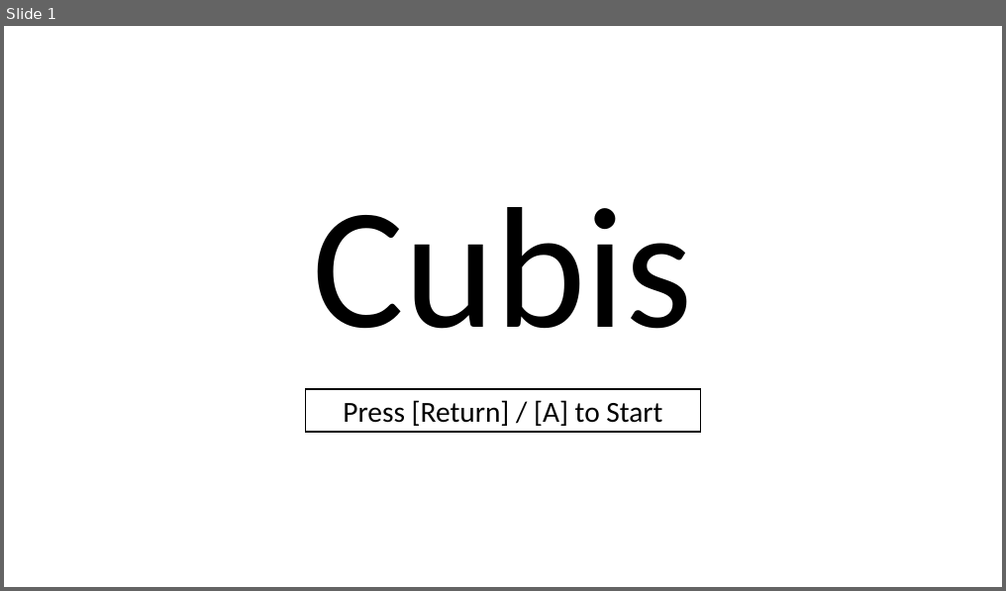
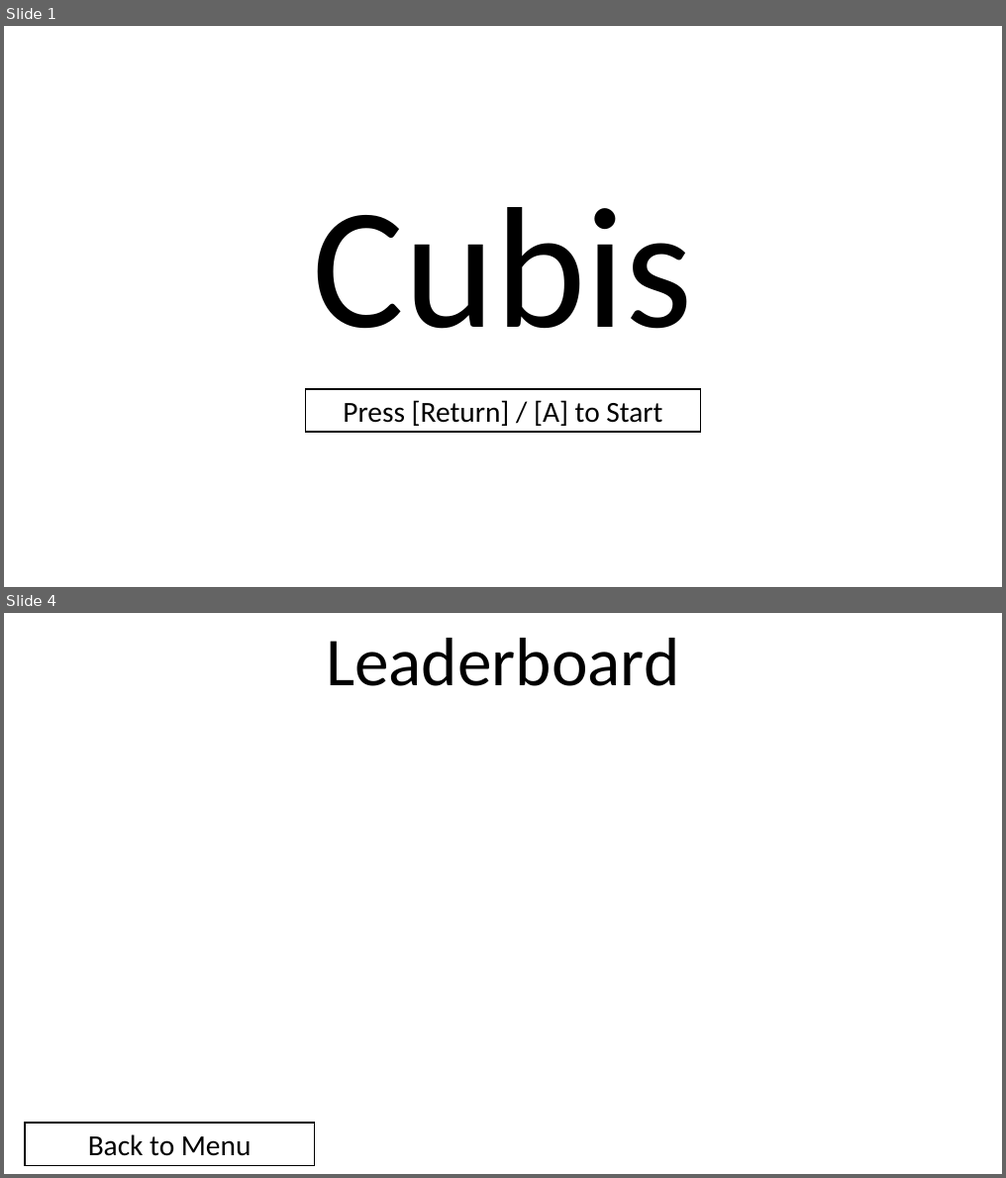
Before and after one commit to fai227/cubis-test, a slide deck: ui/blueprint.pptx. Shown one above the other, each under a label of ours: slide 1 before the commit, slides 1 and 4 after it; the slides between them are not shown. The pictures are 1006x591 and 1006x1178 pixels, drawn with LibreOffice and Linux fonts; fonts in the diff are those of the drawing. Boxes give left, top, right and bottom in pixels: in the first picture for what was removed or moved away, otherwise in the second. Text is boxed around its words. In the diff, an @@ line names an element or a change of style, - is before the commit and + after.

```diff
--- a/ui/blueprint.pptx
+++ b/ui/blueprint.pptx
@@ slide 4 added at bbox=[4, 613, 1002, 1174], background #FFFFFF @@
@@ text added at bbox=[326, 638, 679, 686], 66 pt, text #000000 @@
+Leaderboard
@@ rectangle added at bbox=[25, 1123, 315, 1165], fill #FFFFFF, outline #000000 1.5 pt, 28 pt, text #000000 @@
+Back to Menu
```
Also in this commit, not shown: 2 slides changed, 1 other slide added, 6 other files.
